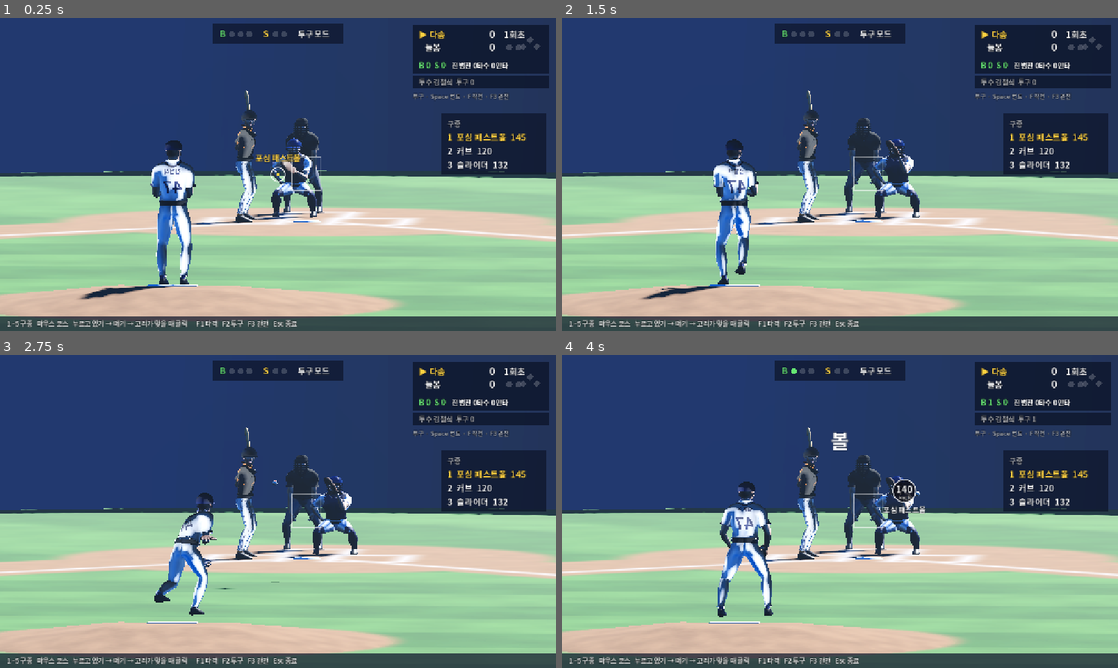
Above: before the commit, frames 1-4 (two rows, left to right).
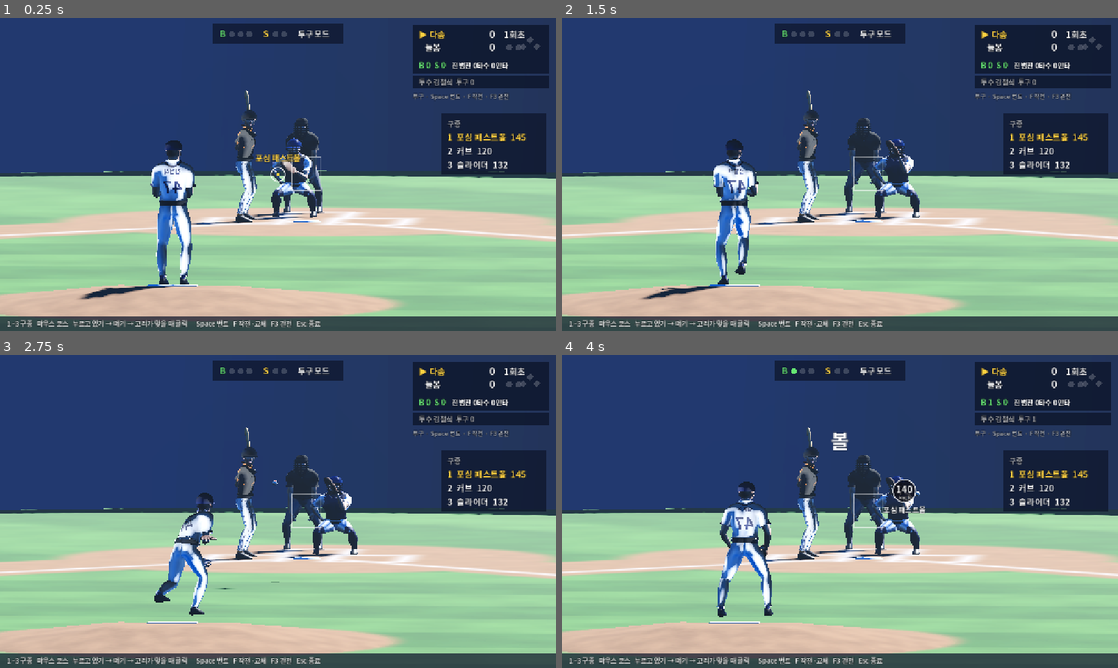
Above: after the commit, the same moments.

Repository: lilkimbab/baseball
Game: Godot game, scene res://match/match.tscn
The game is run twice, just before and just after one commit, with the same random seed, the same clock (stepped at 60 frames per second) and the same inputs.
Inputs (mouse positions are in pixels of both pictures, inside the frame that each line leads up to):
- Up to frame 1 (0.25 s): no input
- Up to frame 2 (1.5 s): tap Enter at 0.5 s; move the mouse to (962, 158) at 0.52 s; hold Shift 0.53-1.25 s; click (962, 158) at 0.67 s; tap Space at 0.77 s; drag from (728, 190) to (812, 237) at 1.27 s
- Up to frame 3 (2.75 s): move the mouse to (333, 442) at 2.02 s; tap Ctrl at 2.1 s; click (333, 442) at 2.17 s
- Up to frame 4 (4 s): drag from (812, 574) to (673, 464) at 2.77 s; move the mouse to (1006, 558) at 3.52 s; tap 1 at 3.6 s; click (1006, 558) at 3.67 s; tap Space at 3.77 s

The runs differ from the first frame. In frame 1, 0.3% of the frame differs, in the area x 2-58%, y 96-99%; in frame 2, 0.3%; in frame 3, 0.3%; in frame 4, 0.3%.

Commit message:
전체 점검: 도루 악송구·도루 기록·포일 확률·좌타자 카메라·도움말·dev 경로 수정
- 1·3루 도루 악송구 때 앞 주자도 진루, 도루는 훔친 주자에게만 기록
- 통계 해석기 포일 확률을 목표 가운데로
- 좌타자 타격 카메라 반전, 장면별 키 안내
- video/shot/shot-win의 상대 경로 출력
- 무작위 타구 3,000개 스트레스 테스트, 사건 저장에 out_at 확인

Co-Authored-By: Claude Opus 5.5 <noreply@anthropic.com>

Diff:
--- a/game/core/resolve/physical_resolver.gd
+++ b/game/core/resolve/physical_resolver.gd
@@ -189,17 +189,26 @@
 		var actual := margin + rng.next_normal() * STEAL_SPREAD
 		var catcher := _catcher(state)
 		if rng.chance(motion.bad_throw * 2.0 * exp(-(catcher.fielding.accuracy - 50.0) / 40.0)):
-			# The throw gets away: on to the next base on the error.
-			var through := RunnerMove.make(base, base + 2, RunnerMove.OutKind.NONE, true)
-			var e := GameEvent.running(GameEvent.Kind.STEAL, [through] as Array[RunnerMove])
-			e.fielders = "E2"
-			return e
+			return stolen_on_wild_throw(state, base)
 		var safe := actual > 0.0
 		var m := RunnerMove.make(base, base + 1) if safe else RunnerMove.out_at_base(base, base + 1, RunnerMove.OutKind.TAG)
 		var steal := GameEvent.running(GameEvent.Kind.STEAL, [m] as Array[RunnerMove])
 		steal.fielders = "" if safe else ("2-6" if base == 1 else "2-5")
 		return steal
 	return null
+
+
+## The catcher's throw on a steal gets away into the outfield: the runner goes on a base
+## past the one he stole, and a runner ahead moves up too (both on the error).
+static func stolen_on_wild_throw(state: GameState, base: int) -> GameEvent:
+	# The stealer first (the scorer credits the steal to the first move).
+	var moves: Array[RunnerMove] = [RunnerMove.make(base, mini(base + 2, 4), RunnerMove.OutKind.NONE, true)]
+	for ahead: int in [3, 2]:
+		if ahead > base and not state.base_empty(ahead):
+			moves.append(RunnerMove.make(ahead, mini(ahead + 1, 4), RunnerMove.OutKind.NONE, true))
+	var e := GameEvent.running(GameEvent.Kind.STEAL, moves)
+	e.fielders = "E2"
+	return e
 
 
 ## Seconds by which the runner on `base` would beat the throw to the next base (negative: he
--- a/game/core/rules/scorer.gd
+++ b/game/core/rules/scorer.gd
@@ -52,13 +52,12 @@
 		GameEvent.Kind.PLATE_APPEARANCE:
 			_plate_appearance(event, out, batting, fielding)
 		GameEvent.Kind.STEAL:
-			for i: int in event.moves.size():
-				var id := out.runner_ids[i]
-				if id == "" or out.applied[i] == 0:
-					continue
-				if event.moves[i].is_out():
+			# The first move is the runner who stole; others moved up on a wild throw.
+			if not event.moves.is_empty() and out.runner_ids[0] != "" and out.applied[0] == 1:
+				var id := out.runner_ids[0]
+				if event.moves[0].is_out():
 					book.bat(id).caught_stealing += 1
-				elif event.moves[i].to > event.moves[i].from:
+				elif event.moves[0].to > event.moves[0].from:
 					book.bat(id).stolen_bases += 1
 		GameEvent.Kind.WILD_PITCH:
 			book.pitch(out.pitcher_id).wild_pitches += 1
--- a/game/data/league_env.json
+++ b/game/data/league_env.json
@@ -69,7 +69,7 @@
     "steal_success": 0.74,
     "pickoff": 0.0045,
     "wild_pitch": 0.021,
-    "passed_ball": 0.0028
+    "passed_ball": 0.0037
   },
   "pitches_per_pa": {"basis": "A", "K": 4.8, "BB": 5.6, "HBP": 3.2, "in_play": 3.3},
   "manager": {
--- a/game/match/duel_hud.gd
+++ b/game/match/duel_hud.gd
@@ -178,10 +178,10 @@
 
 
 func _draw_help() -> void:
-	var line := "F1 타격   F2 투구   F3 관전   Esc 종료"
+	var line := scene.help_keys()
 	if scene.human_bats():
 		line = "왼쪽 클릭 컨택 스윙   오른쪽 클릭 파워 스윙   V 조준 %s      %s" % ["끄기" if scene.aim_enabled else "켜기", line]
 	elif scene.human_pitches():
-		line = "1~5 구종   마우스 코스   누르고 있기 → 떼기 → 고리가 맞을 때 클릭      " + line
+		line = "1~%d 구종   마우스 코스   누르고 있기 → 떼기 → 고리가 맞을 때 클릭      %s" % [scene.pitch_ids.size(), line]
 	draw_rect(Rect2(Vector2(0.0, size.y - 34.0), Vector2(size.x, 34.0)), PANEL)
 	_text(Vector2(16.0, size.y - 11.0), line, 15, Color(1, 1, 1, 0.85))
--- a/game/match/duel_scene.gd
+++ b/game/match/duel_scene.gd
@@ -172,6 +172,11 @@
 ## Number of pitches started since the scene loaded.
 func pitches_thrown() -> int:
 	return _pitch_count - 1
+
+
+## The keys for this scene, for the help line.
+func help_keys() -> String:
+	return "F1 타격   F2 투구   F3 관전   Esc 종료"
 
 
 func human_pitches() -> bool:
--- a/game/match/match_scene.gd
+++ b/game/match/match_scene.gd
@@ -126,6 +126,10 @@
 		human_team = -1 if human_team >= 0 else _chosen_team
 		_sync_mode()
 		_snap_camera()
+
+
+func help_keys() -> String:
+	return "Space 번트   F 작전·교체   F3 관전   Esc 종료"
 
 
 func selected_type() -> PitchType:
@@ -602,5 +606,13 @@
 	super._show_ball()
 
 
+## The batting camera stands behind the batter's back shoulder: mirrored for a left-handed
+## batter, as a broadcast does.
 func _camera_preset() -> Array:
-	return PITCH_CAMERA if human_pitches() else BAT_CAMERA
+	if human_pitches():
+		return PITCH_CAMERA
+	if settings.bats_left:
+		var from: Vector3 = BAT_CAMERA[0]
+		var to: Vector3 = BAT_CAMERA[1]
+		return [Vector3(-from.x, from.y, from.z), Vector3(-to.x, to.y, to.z), BAT_CAMERA[2]]
+	return BAT_CAMERA
--- /dev/null
+++ b/game/tests/core/play/play_test.gd
@@ -0,0 +1,74 @@
+class_name PlayTest
+extends PhysicsTest
+## Shared set-up for the play tests: a standard park, the movement model, fielders where they
+## stand, and batted balls by exit speed, launch and direction.
+
+var field: AnalyticField
+var motion: MotionModel
+var alignment: FieldingAlignment
+
+
+func before_all() -> void:
+	super.before_all()
+	field = standard_field()
+	motion = MotionIO.load_default()
+	alignment = MotionIO.alignment()
+
+
+func _state(bases: Array[int] = [], outs: int = 0) -> GameState:
+	var s := GameState.new()
+	s.rules = RuleSet.kbo_2026()
+	s.outs = outs
+	for b: int in bases:
+		s.bases[b - 1] = BaseRunner.make("r%d" % b, "p")
+	return s
+
+
+func _context(path: Trajectory, bases: Array[int] = [], outs: int = 0) -> PlayContext:
+	var s := _state(bases, outs)
+	var at := alignment.positions(s, null, false)
+	var c := PlayContext.new()
+	c.path = path
+	c.field = field
+	c.motion = motion
+	c.outs = outs
+	for kind: Position.Kind in Position.FIELD:
+		c.fielders[kind] = PlayFielder.make(kind, at[kind])
+	for b: int in bases:
+		c.runners[b - 1] = PlayRunner.make("r%d" % b, b)
+	c.batter = PlayRunner.make("b", 0)
+	return c
+
+
+## A batted ball from the plate: exit speed, launch angle, direction (+ toward first).
+func _hit(ev_kmh: float, launch_deg: float, spray_deg: float, backspin: float = 1500.0) -> Trajectory:
+	var ball := batted_ball(ev_kmh, launch_deg, backspin, spray_deg, 0.9)
+	ball.pos = Vector3(0.0, 0.3, 0.9)
+	return BallFlight.run(ball, field)
+
+
+## A fly ball that first comes down about `distance` metres out at `spray_deg`.
+func _fly_to(distance: float, spray_deg: float, launch_deg: float = 32.0) -> Trajectory:
+	var lo := 60.0
+	var hi := 200.0
+	var path: Trajectory = null
+	for i: int in 30:
+		var ev := (lo + hi) * 0.5
+		path = _hit(ev, launch_deg, spray_deg, 2000.0)
+		var land := Trajectory.ground_distance(path.events[0].pos)
+		if land < distance:
+			lo = ev
+		else:
+			hi = ev
+	return path
+
+
+func _run(path: Trajectory, bases: Array[int] = [], outs: int = 0, seed_value: int = 1) -> PlayResult:
+	return PlaySim.run(_context(path, bases, outs), Rng.new(seed_value))
+
+
+func _move_of(result: PlayResult, from: int) -> RunnerMove:
+	for m: RunnerMove in result.moves:
+		if m.from == from:
+			return m
+	return null
--- a/game/tests/core/play/test_play_sim.gd
+++ b/game/tests/core/play/test_play_sim.gd
@@ -1,76 +1,5 @@
-extends PhysicsTest
+extends PlayTest
 ## The play after contact: who fields the ball, throws, runners, calls (docs/13 S5-2 to S5-7).
-
-var field: AnalyticField
-var motion: MotionModel
-var alignment: FieldingAlignment
-
-
-func before_all() -> void:
-	super.before_all()
-	field = standard_field()
-	motion = MotionIO.load_default()
-	alignment = MotionIO.alignment()
-
-
-func _state(bases: Array[int] = [], outs: int = 0) -> GameState:
-	var s := GameState.new()
-	s.rules = RuleSet.kbo_2026()
-	s.outs = outs
-	for b: int in bases:
-		s.bases[b - 1] = BaseRunner.make("r%d" % b, "p")
-	return s
-
-
-func _context(path: Trajectory, bases: Array[int] = [], outs: int = 0) -> PlayContext:
-	var s := _state(bases, outs)
-	var at := alignment.positions(s, null, false)
-	var c := PlayContext.new()
-	c.path = path
-	c.field = field
-	c.motion = motion
-	c.outs = outs
-	for kind: Position.Kind in Position.FIELD:
-		c.fielders[kind] = PlayFielder.make(kind, at[kind])
-	for b: int in bases:
-		c.runners[b - 1] = PlayRunner.make("r%d" % b, b)
-	c.batter = PlayRunner.make("b", 0)
-	return c
-
-
-## A batted ball from the plate: exit speed, launch angle, direction (+ toward first).
-func _hit(ev_kmh: float, launch_deg: float, spray_deg: float, backspin: float = 1500.0) -> Trajectory:
-	var ball := batted_ball(ev_kmh, launch_deg, backspin, spray_deg, 0.9)
-	ball.pos = Vector3(0.0, 0.3, 0.9)
-	return BallFlight.run(ball, field)
-
-
-## A fly ball that first comes down about `distance` metres out at `spray_deg`.
-func _fly_to(distance: float, spray_deg: float, launch_deg: float = 32.0) -> Trajectory:
-	var lo := 60.0
-	var hi := 200.0
-	var path: Trajectory = null
-	for i: int in 30:
-		var ev := (lo + hi) * 0.5
-		path = _hit(ev, launch_deg, spray_deg, 2000.0)
-		var land := Trajectory.ground_distance(path.events[0].pos)
-		if land < distance:
-			lo = ev
-		else:
-			hi = ev
-	return path
-
-
-func _run(path: Trajectory, bases: Array[int] = [], outs: int = 0, seed_value: int = 1) -> PlayResult:
-	return PlaySim.run(_context(path, bases, outs), Rng.new(seed_value))
-
-
-func _move_of(result: PlayResult, from: int) -> RunnerMove:
-	for m: RunnerMove in result.moves:
-		if m.from == from:
-			return m
-	return null
-
 
 # --- Movement (S5-3, S5-5) ---
 
--- /dev/null
+++ b/game/tests/core/play/test_play_stress.gd
@@ -0,0 +1,74 @@
+extends PlayTest
+## Thousands of random batted balls in random situations, played through PlaySim and then
+## GameFlow: nothing may contradict itself.
+
+const F := preload("res://tests/core/rules/rules_fixture.gd")
+
+
+func test_random_plays_keep_the_game_consistent() -> void:
+	var rng := Rng.new(2468)
+	var problems := PackedStringArray()
+	for i: int in 3000:
+		var bases: Array[int] = []
+		for b: int in [1, 2, 3]:
+			if rng.chance(0.45):
+				bases.append(b)
+		var outs := rng.next_int(3)
+		var path := _hit(rng.next_range(50.0, 180.0), rng.next_range(-40.0, 70.0), rng.next_range(-50.0, 50.0), rng.next_range(-2500.0, 3500.0))
+		var r := _run(path, bases, outs, i)
+		var tag := "play %d bases %s outs %d %s" % [i, bases, outs, PaResult.text(r.result)]
+		if r.foul:
+			if not r.moves.is_empty():
+				problems.append(tag + ": a foul moved runners")
+			continue
+		var seen := {}
+		var batter_move: RunnerMove = null
+		var made := 0
+		for m: RunnerMove in r.moves:
+			if seen.has(m.from):
+				problems.append(tag + ": runner from %d moved twice" % m.from)
+			seen[m.from] = true
+			if m.from > 0 and not bases.has(m.from):
+				problems.append(tag + ": a move from empty base %d" % m.from)
+			if not m.is_out() and m.to <= m.from:
+				problems.append(tag + ": runner went backward %d->%d" % [m.from, m.to])
+			if m.is_out():
+				made += 1
+				if m.out_at < 1 or m.out_at > 4:
+					problems.append(tag + ": out without a base")
+			if m.from == 0:
+				batter_move = m
+		if batter_move == null:
+			problems.append(tag + ": the batter has no move")
+			continue
+		if PaResult.is_hit(r.result) and batter_move.is_out() and batter_move.out_at <= 1:
+			problems.append(tag + ": a hit with the batter out at first")
+		if (r.result == PaResult.Kind.GROUND_OUT or r.result == PaResult.Kind.FLY_OUT or r.result == PaResult.Kind.POP_OUT) and not batter_move.is_out():
+			problems.append(tag + ": an out with the batter safe")
+		if r.result == PaResult.Kind.DOUBLE_PLAY and made < 2:
+			problems.append(tag + ": a double play with %d outs" % made)
+		# Through the rules: the bases afterwards hold distinct runners.
+		var s := F.game()
+		s.outs = outs
+		F.put_runners(s, bases)
+		var e := GameEvent.plate_appearance(r.result, r.moves, 1)
+		var out := GameFlow.apply(s, e)
+		if s.outs > 3:
+			problems.append(tag + ": %d outs" % s.outs)
+		if not out.half_over:
+			var ids := {}
+			for b: int in 3:
+				if s.bases[b] != null:
+					if ids.has(s.bases[b].player_id):
+						problems.append(tag + ": the same runner on two bases")
+					ids[s.bases[b].player_id] = true
+		# The key frames run forward in time.
+		for key: String in r.timeline.tracks:
+			var track := r.timeline.tracks[key]
+			for k: int in range(1, track.size()):
+				if track[k].x < track[k - 1].x:
+					problems.append(tag + ": key frames of %s go back in time" % key)
+					break
+		if problems.size() > 12:
+			break
+	assert_eq(problems, PackedStringArray())
--- a/game/tests/core/resolve/test_physical_resolver.gd
+++ b/game/tests/core/resolve/test_physical_resolver.gd
@@ -272,3 +272,21 @@
 			if left != sim.scorer.book.left_on_base[t]:
 				bad.append("game %d team %d: %d left by count, %d in the box" % [g, t, left, sim.scorer.book.left_on_base[t]])
 	assert_eq(bad, PackedStringArray())
+
+
+func test_a_wild_throw_on_a_steal_moves_the_runner_ahead_too() -> void:
+	var s := F.game()
+	F.put_runners(s, [1, 3])
+	var first := s.runner_on(1).player_id
+	var third := s.runner_on(3).player_id
+	var e := PhysicalResolver.stolen_on_wild_throw(s, 1)
+	var scorer := Scorer.new()
+	scorer.start(s)
+	var out := GameFlow.apply(s, e)
+	scorer.record(s, e, out)
+	assert_eq(scorer.book.bat(first).stolen_bases, 1, "the steal is his")
+	assert_eq(scorer.book.bat(third).stolen_bases, 0, "the runner from third moved up on the error")
+	assert_eq(s.runner_on(3).player_id, first, "the runner from first ends on third")
+	assert_eq(s.score[s.batting()], 1, "the runner from third came home on the error")
+	assert_ne(third, first)
+	assert_true(s.base_empty(1) and s.base_empty(2))
--- a/game/tests/core/rules/test_game_flow.gd
+++ b/game/tests/core/rules/test_game_flow.gd
@@ -264,6 +264,7 @@
 		GameEvent.substitution(1, GameEvent.Change.DEFENSE, "a", "b", Position.Kind.SS),
 		GameEvent.running(GameEvent.Kind.STEAL, [F.move(1, 2)] as Array[RunnerMove]),
 		F.pa(PaResult.Kind.REACHED_ON_ERROR, [F.move(2, 4, NONE, true), F.move(0, 1)] as Array[RunnerMove]),
+		F.pa(PaResult.Kind.SINGLE, [F.move(3, 4), RunnerMove.out_at_base(0, 2, TAG)] as Array[RunnerMove]),
 	]
 	events[0].fielders = "6-4-3"
 	events[0].direction = 6
@@ -279,7 +280,7 @@
 		assert_eq(back.direction, e.direction)
 		assert_eq(back.moves.size(), e.moves.size())
 		for i: int in e.moves.size():
-			assert_eq([back.moves[i].from, back.moves[i].to, back.moves[i].out_kind, back.moves[i].on_error], [e.moves[i].from, e.moves[i].to, e.moves[i].out_kind, e.moves[i].on_error])
+			assert_eq([back.moves[i].from, back.moves[i].to, back.moves[i].out_kind, back.moves[i].on_error, back.moves[i].out_at], [e.moves[i].from, e.moves[i].to, e.moves[i].out_kind, e.moves[i].on_error, e.moves[i].out_at])
 
 
 func test_a_replayed_game_ends_the_same() -> void:
--- a/game/tools/match_shots.gd
+++ b/game/tools/match_shots.gd
@@ -40,6 +40,13 @@
 		return true
 	if _scene.state == DuelScene.State.LIVE and _scene.duel.phase == PitchDuel.Phase.FLIGHT and not _taken.has("pitch"):
 		_shoot("pitch")
+	# A left-handed batter (mirrored model) and a left-handed pitcher, once each.
+	if _scene.state == DuelScene.State.WINDUP and _scene.settings.bats_left and not _taken.has("lefty_batter"):
+		_shoot("lefty_batter")
+	if _scene.state == DuelScene.State.WINDUP and _scene.settings.throws_left and not _taken.has("lefty_pitcher"):
+		_shoot("lefty_pitcher")
+	if _frames % 600 == 0:
+		print("match_shots: fps %.0f" % Engine.get_frames_per_second())
 	var playing := _scene._play_time >= 0.0 and _scene._play != null and not _scene._play.foul
 	if playing:
 		for at: float in [0.5, 1.5, 3.0, 5.0]:
Not shown, added: game/tests/core/play/play_test.gd.uid
Not shown, added: game/tests/core/play/test_play_stress.gd.uid
Not shown, changed: PROGRESS.md
Not shown, changed: docs/13-implementation-spec.md
